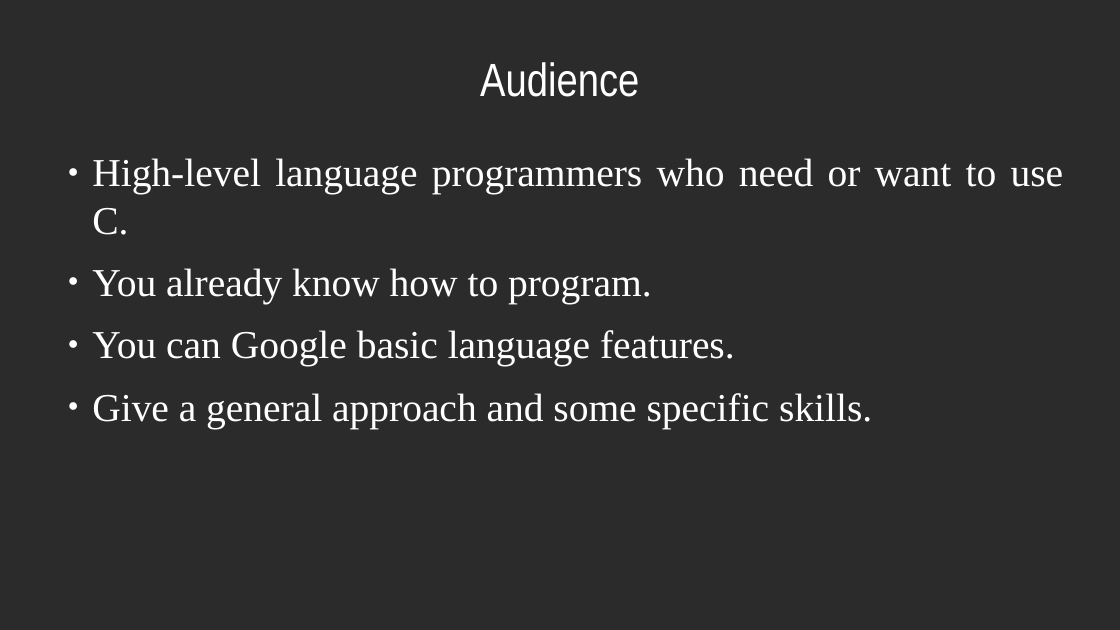
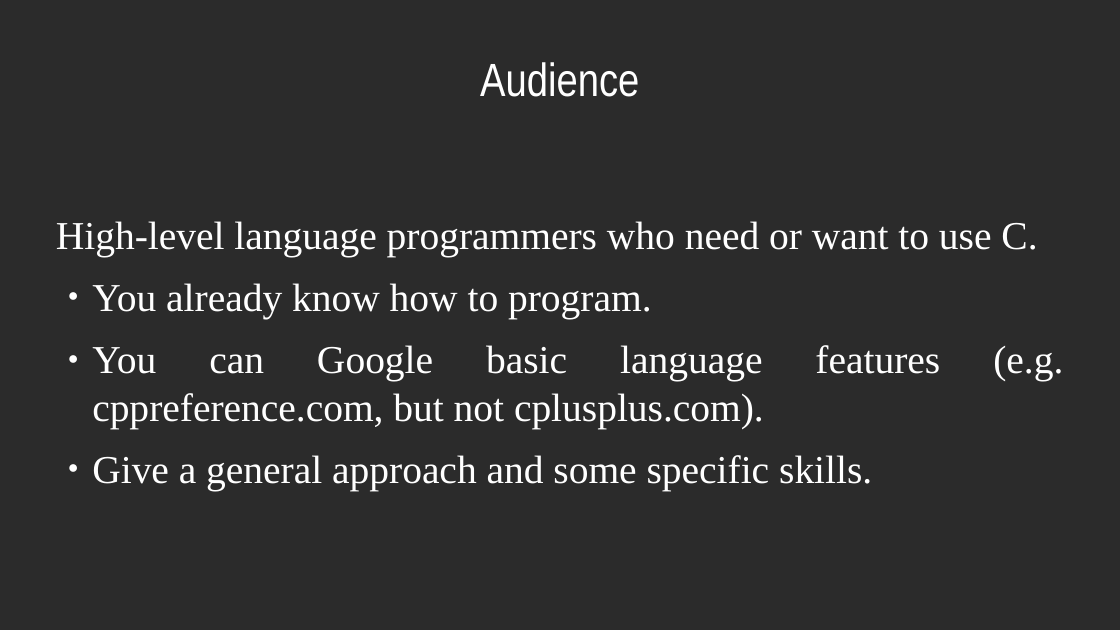
Before and after one commit to dllaurence/youngmanandc, a slide deck: slide 2 of 2020-youngmanandthec-scale.odp (slide 3 before the commit). Drawn at 1120x630 pixels with LibreOffice and Linux fonts; fonts in the diff are those of the drawing; background and template pictures are left out; a plain dark background stands for a picture behind light text. Boxes give left, top, right and bottom in pixels: in the first picture for what was removed or moved away, otherwise in the second. Text is boxed around its words. In the diff, an @@ line names an element or a change of style, - is before the commit and + after.

```diff
--- a/2020-youngmanandthec-scale.odp
+++ b/2020-youngmanandthec-scale.odp
@@ text at box(56, 221, 1037, 257): bullet ● to none @@
@@ text at box(92, 345, 764, 429): text changed @@
-● You can Google basic language features.
+● You can Google basic language features (e.g. cppreference.com, but not cplusplus.com).
```
Also in this commit, not shown: 13 other slides changed, 17 slides added, 5 slides removed.
